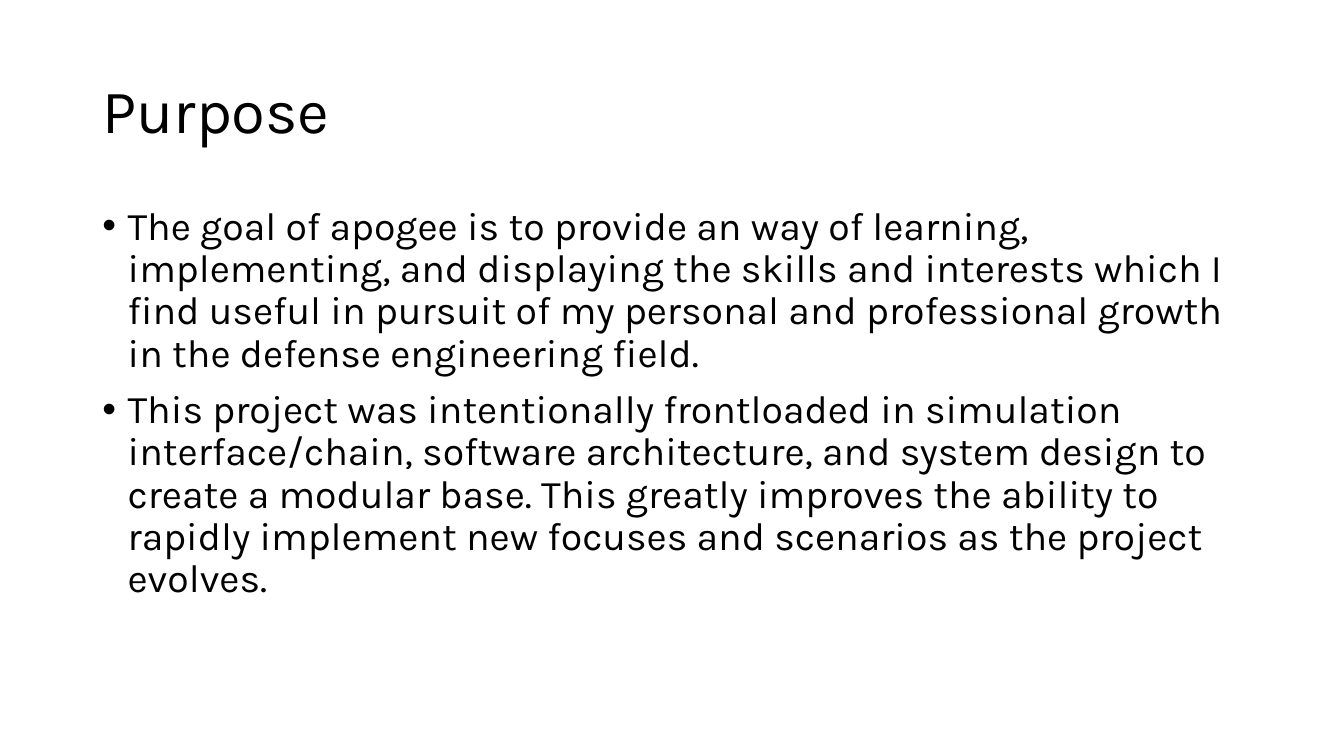
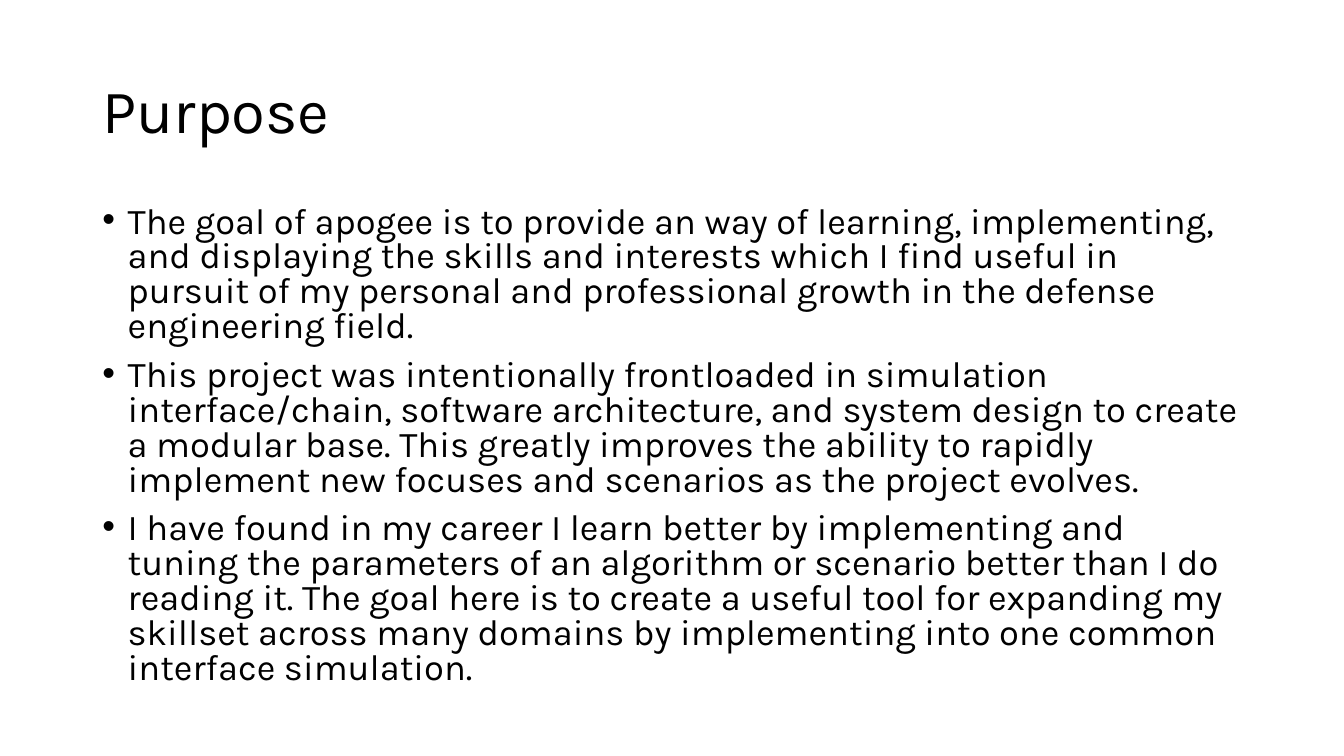
Before and after one commit to jeremyjestel/apogee, a slide deck: slide 2 of docs/Apogee_Progession.pptx. Drawn at 1344x756 pixels with LibreOffice and Linux fonts; fonts in the diff are those of the drawing. Boxes give left, top, right and bottom in pixels: in the first picture for what was removed or moved away, otherwise in the second. Text is boxed around its words. In the diff, an @@ line names an element or a change of style, - is before the commit and + after.

```diff
--- a/docs/Apogee_Progession.pptx
+++ b/docs/Apogee_Progession.pptx
@@ text at [128,209,1238,501]: size 28 to 25.9 pt in "The goal of apogee is to provide ...", "This project was intentionally frontloaded in simulation ..."; line spacing 0.9 to 0.8 @@
@@ text at [128,515,1222,681]: paragraph added @@
+• I have found in my career I learn better by implementing and tuning the parameters of an algorithm or scenario better than I do reading it. The goal here is to create a useful tool for expanding my skillset across many domains by implementing into one common interface simulation.
```
Also in this commit, not shown: 2 slides added, 18 other files.
